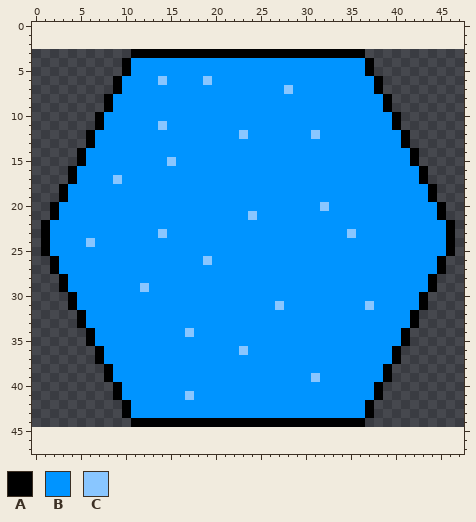
Pixel-art sprite -- android/assets/sprites/water_tile.png. Above: the version before the commit.
The file is 48x42 pixels. Pixels under 10% opacity are left out. The old version is drawn lined up with the new one, on the new canvas.
Palette (. is transparent): A #000000  B #0094ff  C #89c6ff
After:
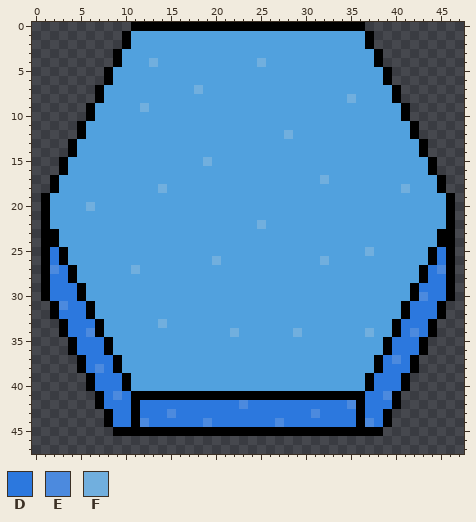
Colours new in this view: D #2c78de  E #4c8ade  F #71afde
From old to new:
canvas 48x42 -> 48x48, the old top-left corner now at 0,3
@@ palette @@
-B #0094ff
+B #51a1de
@@ x 0..47 @@
- 0 ................................................
- 1 ................................................
- 2 ................................................
- 3 ...........AAAAAAAAAAAAAAAAAAAAAAAAAA...........
- 4 ..........ABBBBBBBBBBBBBBBBBBBBBBBBBBA..........
- 5 ..........ABBBBBBBBBBBBBBBBBBBBBBBBBBA..........
- 6 .........ABBBBCBBBBCBBBBBBBBBBBBBBBBBBA.........
- 7 .........ABBBBBBBBBBBBBBBBBBCBBBBBBBBBA.........
- 8 ........ABBBBBBBBBBBBBBBBBBBBBBBBBBBBBBA........
- 9 ........ABBBBBBBBBBBBBBBBBBBBBBBBBBBBBBA........
-10 .......ABBBBBBBBBBBBBBBBBBBBBBBBBBBBBBBBA.......
-11 .......ABBBBBBCBBBBBBBBBBBBBBBBBBBBBBBBBA.......
-12 ......ABBBBBBBBBBBBBBBBCBBBBBBBCBBBBBBBBBA......
-13 ......ABBBBBBBBBBBBBBBBBBBBBBBBBBBBBBBBBBA......
-14 .....ABBBBBBBBBBBBBBBBBBBBBBBBBBBBBBBBBBBBA.....
-15 .....ABBBBBBBBBCBBBBBBBBBBBBBBBBBBBBBBBBBBA.....
-16 ....ABBBBBBBBBBBBBBBBBBBBBBBBBBBBBBBBBBBBBBA....
-17 ....ABBBBCBBBBBBBBBBBBBBBBBBBBBBBBBBBBBBBBBA....
-18 ...ABBBBBBBBBBBBBBBBBBBBBBBBBBBBBBBBBBBBBBBBA...
-19 ...ABBBBBBBBBBBBBBBBBBBBBBBBBBBBBBBBBBBBBBBBA...
-20 ..ABBBBBBBBBBBBBBBBBBBBBBBBBBBBBCBBBBBBBBBBBBA..
-21 ..ABBBBBBBBBBBBBBBBBBBBBCBBBBBBBBBBBBBBBBBBBBA..
-22 .ABBBBBBBBBBBBBBBBBBBBBBBBBBBBBBBBBBBBBBBBBBBBA.
-23 .ABBBBBBBBBBBBCBBBBBBBBBBBBBBBBBBBBCBBBBBBBBBBA.
-24 .ABBBBCBBBBBBBBBBBBBBBBBBBBBBBBBBBBBBBBBBBBBBBA.
-25 .ABBBBBBBBBBBBBBBBBBBBBBBBBBBBBBBBBBBBBBBBBBBBA.
-26 ..ABBBBBBBBBBBBBBBBCBBBBBBBBBBBBBBBBBBBBBBBBBA..
-27 ..ABBBBBBBBBBBBBBBBBBBBBBBBBBBBBBBBBBBBBBBBBBA..
-28 ...ABBBBBBBBBBBBBBBBBBBBBBBBBBBBBBBBBBBBBBBBA...
-29 ...ABBBBBBBBCBBBBBBBBBBBBBBBBBBBBBBBBBBBBBBBA...
-30 ....ABBBBBBBBBBBBBBBBBBBBBBBBBBBBBBBBBBBBBBA....
-31 ....ABBBBBBBBBBBBBBBBBBBBBBCBBBBBBBBBCBBBBBA....
-32 .....ABBBBBBBBBBBBBBBBBBBBBBBBBBBBBBBBBBBBA.....
-33 .....ABBBBBBBBBBBBBBBBBBBBBBBBBBBBBBBBBBBBA.....
-34 ......ABBBBBBBBBBCBBBBBBBBBBBBBBBBBBBBBBBA......
-35 ......ABBBBBBBBBBBBBBBBBBBBBBBBBBBBBBBBBBA......
-36 .......ABBBBBBBBBBBBBBBCBBBBBBBBBBBBBBBBA.......
-37 .......ABBBBBBBBBBBBBBBBBBBBBBBBBBBBBBBBA.......
-38 ........ABBBBBBBBBBBBBBBBBBBBBBBBBBBBBBA........
-39 ........ABBBBBBBBBBBBBBBBBBBBBBCBBBBBBBA........
-40 .........ABBBBBBBBBBBBBBBBBBBBBBBBBBBBA.........
-41 .........ABBBBBBBCBBBBBBBBBBBBBBBBBBBBA.........
-42 ..........ABBBBBBBBBBBBBBBBBBBBBBBBBBA..........
-43 ..........ABBBBBBBBBBBBBBBBBBBBBBBBBBA..........
-44 ...........AAAAAAAAAAAAAAAAAAAAAAAAAA...........
-45 ................................................
+ 0 ...........AAAAAAAAAAAAAAAAAAAAAAAAAA...........
+ 1 ..........ABBBBBBBBBBBBBBBBBBBBBBBBBBA..........
+ 2 ..........ABBBBBBBBBBBBBBBBBBBBBBBBBBA..........
+ 3 .........ABBBBBBBBBBBBBBBBBBBBBBBBBBBBA.........
+ 4 .........ABBBFBBBBBBBBBBBFBBBBBBBBBBBBA.........
+ 5 ........ABBBBBBBBBBBBBBBBBBBBBBBBBBBBBBA........
+ 6 ........ABBBBBBBBBBBBBBBBBBBBBBBBBBBBBBA........
+ 7 .......ABBBBBBBBBBFBBBBBBBBBBBBBBBBBBBBBA.......
+ 8 .......ABBBBBBBBBBBBBBBBBBBBBBBBBBBFBBBBA.......
+ 9 ......ABBBBBFBBBBBBBBBBBBBBBBBBBBBBBBBBBBA......
+10 ......ABBBBBBBBBBBBBBBBBBBBBBBBBBBBBBBBBBA......
+11 .....ABBBBBBBBBBBBBBBBBBBBBBBBBBBBBBBBBBBBA.....
+12 .....ABBBBBBBBBBBBBBBBBBBBBBFBBBBBBBBBBBBBA.....
+13 ....ABBBBBBBBBBBBBBBBBBBBBBBBBBBBBBBBBBBBBBA....
+14 ....ABBBBBBBBBBBBBBBBBBBBBBBBBBBBBBBBBBBBBBA....
+15 ...ABBBBBBBBBBBBBBBFBBBBBBBBBBBBBBBBBBBBBBBBA...
+16 ...ABBBBBBBBBBBBBBBBBBBBBBBBBBBBBBBBBBBBBBBBA...
+17 ..ABBBBBBBBBBBBBBBBBBBBBBBBBBBBBFBBBBBBBBBBBBA..
+18 ..ABBBBBBBBBBBFBBBBBBBBBBBBBBBBBBBBBBBBBBFBBBA..
+19 .ABBBBBBBBBBBBBBBBBBBBBBBBBBBBBBBBBBBBBBBBBBBBA.
+20 .ABBBBFBBBBBBBBBBBBBBBBBBBBBBBBBBBBBBBBBBBBBBBA.
+21 .ABBBBBBBBBBBBBBBBBBBBBBBBBBBBBBBBBBBBBBBBBBBBA.
+22 .ABBBBBBBBBBBBBBBBBBBBBBBFBBBBBBBBBBBBBBBBBBBBA.
+23 .AABBBBBBBBBBBBBBBBBBBBBBBBBBBBBBBBBBBBBBBBBBAA.
+24 .AABBBBBBBBBBBBBBBBBBBBBBBBBBBBBBBBBBBBBBBBBBAA.
+25 .ADABBBBBBBBBBBBBBBBBBBBBBBBBBBBBBBBBFBBBBBBADA.
+26 .ADABBBBBBBBBBBBBBBBFBBBBBBBBBBBFBBBBBBBBBBBADA.
+27 .AEDABBBBBBFBBBBBBBBBBBBBBBBBBBBBBBBBBBBBBBADEA.
+28 .ADDABBBBBBBBBBBBBBBBBBBBBBBBBBBBBBBBBBBBBBADDA.
+29 .ADDDABBBBBBBBBBBBBBBBBBBBBBBBBBBBBBBBBBBBADDDA.
+30 .ADDDABBBBBBBBBBBBBBBBBBBBBBBBBBBBBBBBBBBBAEDDA.
+31 ..AEDDABBBBBBBBBBBBBBBBBBBBBBBBBBBBBBBBBBADDDA..
+32 ..ADDDABBBBBBBBBBBBBBBBBBBBBBBBBBBBBBBBBBADDDA..
+33 ...ADDDABBBBBBFBBBBBBBBBBBBBBBBBBBBBBBBBADDDA...
+34 ...ADDEABBBBBBBBBBBBBBFBBBBBBFBBBBBBBFBBADEDA...
+35 ....ADDDABBBBBBBBBBBBBBBBBBBBBBBBBBBBBBADDDA....
+36 ....ADDDABBBBBBBBBBBBBBBBBBBBBBBBBBBBBBADDDA....
+37 .....ADDDABBBBBBBBBBBBBBBBBBBBBBBBBBBBADEDA.....
+38 .....ADEDABBBBBBBBBBBBBBBBBBBBBBBBBBBBADDDA.....
+39 ......ADDDABBBBBBBBBBBBBBBBBBBBBBBBBBADDDA......
+40 ......ADDDABBBBBBBBBBBBBBBBBBBBBBBBBBADDDA......
+41 .......ADEDAAAAAAAAAAAAAAAAAAAAAAAAAADDEA.......
+42 .......ADDDADDDDDDDDDDDEDDDDDDDDDDDEADDDA.......
+43 ........ADDADDDEDDDDDDDDDDDDDDDEDDDDADDA........
+44 ........ADDAEDDDDDDEDDDDDDDEDDDDDDDDAEDA........
+45 .........AAAAAAAAAAAAAAAAAAAAAAAAAAAAAA.........
 46 ................................................
Boxes around the changes in both pictures, in picture pixels (x1, y1, x2, y2):
changed: (41, 22, 455, 436)
